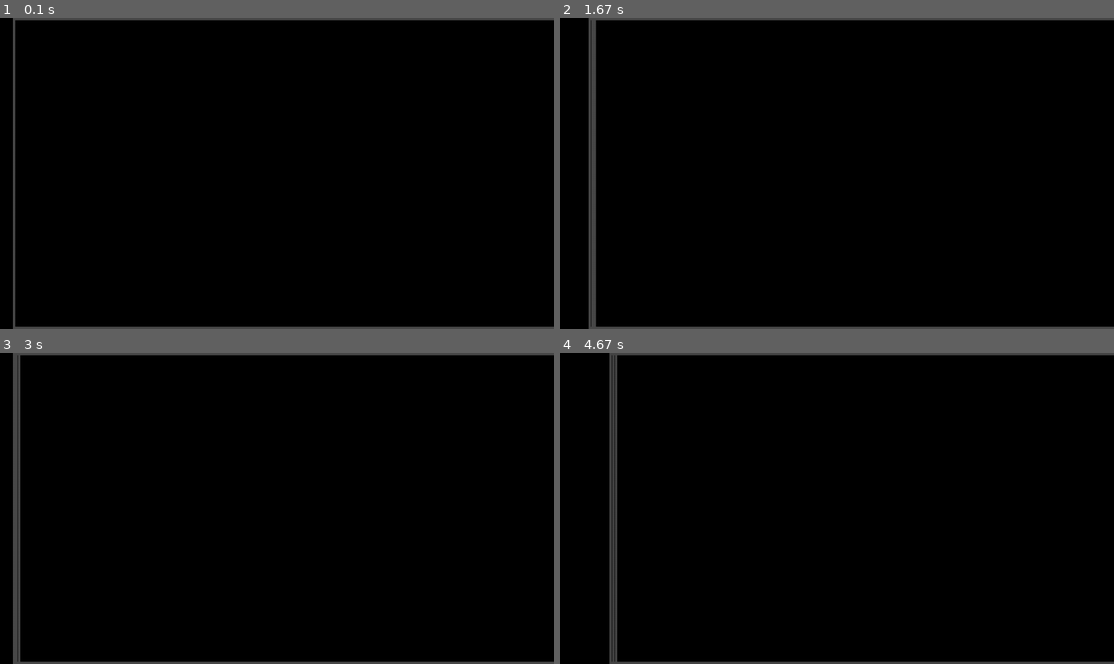
Above: before the commit, frames 1-4 (two rows, left to right).
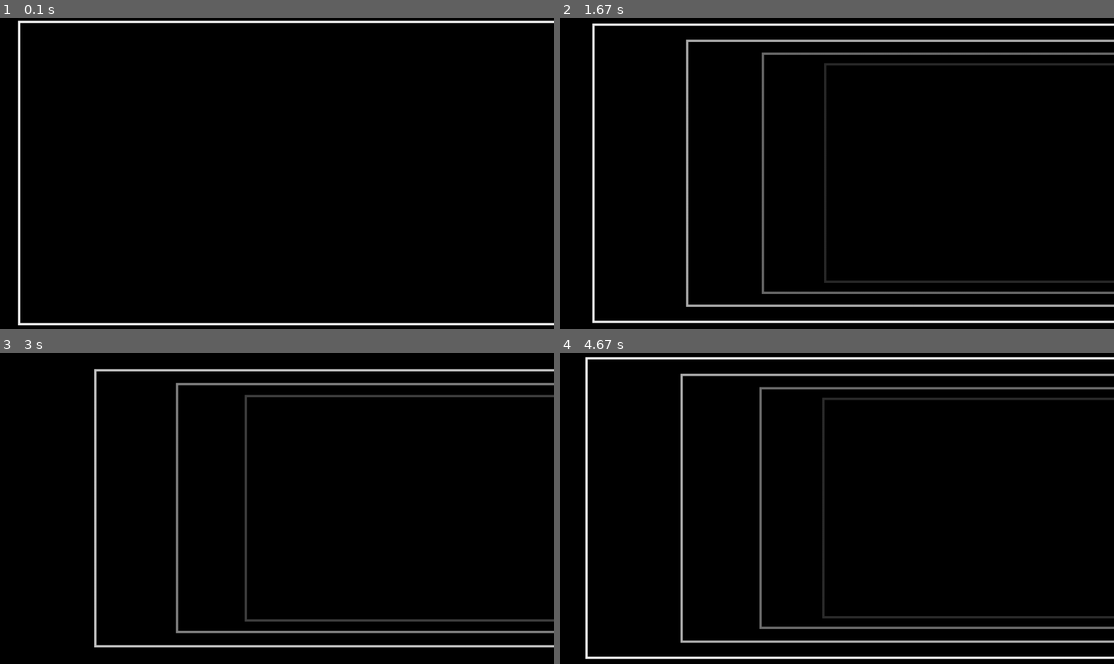
Above: after the commit, the same moments.

Repository: tmntr/Auditory_Game
Game: pygame game, started from New libraries/wobbling.py
The game is run twice, just before and just after one commit, with the same random seed, the same clock (stepped at 60 frames per second) and the same inputs.
Inputs:
- Up to frame 1 (0.1 s): no input
- Up to frame 2 (1.67 s): no input
- Up to frame 3 (3 s): no input
- Up to frame 4 (4.67 s): no input

The runs differ from the first frame. In frame 1, 4.1% of the frame differs, in the area x 2-100%, y 0-100%; in frame 2, 8.4%; in frame 3, 7.4%; in frame 4, 9.3%, in the area x 4-100%, y 0-100%.

Commit message:
rectangles working! (they now push you your w0 away from their wall) also created the "link" class to connect two objects: now switches can toggle walls' collisions. Great stuff!

Diff:
--- a/New libraries/gaminandsoundin.py
+++ b/New libraries/gaminandsoundin.py
@@ -4,22 +4,25 @@
 import threading
 
 from spacing import Physical,PhysHead,RectPhysical
-from gaming import Player,Switch,screensettings,Wall
+from gaming import Player,Switch,screensettings,Wall,Link
 from sounding import Head,AudioManager,Sounder
 
 #this class wraps the audio and game capabilities of the player into one
 class User:
     def __init__(self,name):
         self.name = name
-        self.phys = Physical(0,0,0.05,0)
-        self.left = Physical(-0.1,0,0.05,0)
-        self.right = Physical(0.1,0,0.05,0)
+        self.phys = Physical(0,0,0.1,0)
+        self.left = Physical(-self.phys.w0,0,0.05,0)
+        self.right = Physical(self.phys.w0,0,0.05,0)
 
 
         myphyshead = PhysHead(self.phys,self.left,self.right,0)
 
         self.head = Head(myphyshead,AudioManager())
         self.player = Player(self.head.physhead.centre)
+
+
+
 class AudioSwitch:
     def __init__(self,phys):
         self.phys = phys
@@ -38,10 +41,13 @@
     def __init__(self,user):
         self.user = user
         self.sounders = []
+        self.links = []
         self.running = True
 
 
     def update(self,keys,deltatime):
+        for item in self.links:
+            item.update()
 
         self.user.player.control(keys,deltatime)
         self.user.player.update(self.sounders)
@@ -79,6 +85,11 @@
             thing.sounder.cycle(self.user.head)
         self.user.head.listen()
 
+    def link(self,index1,index2):
+        if index1 < len(self.sounders) and index2 < len(self.sounders):
+            newlink = Link(self.sounders[index1].gameObject,self.sounders[index2].gameObject)
+            self.links.append(newlink)
+
 
 
 
@@ -92,7 +103,11 @@
 theGame = Game(flynn)
 
 #theGame.add_switch(0.1, 0, True, 'nestednicewaves.wav')
-theGame.add_wall(2,4,4,9,'nestednicewaves.wav')
+theGame.add_wall(2,-2,4,9,'nestednicewaves.wav')
+theGame.add_switch(-1,1,True,'nestednicewaves.wav')
+
+theGame.link(0,1)
+
 
 def pygameCycle(game):
     time0 = 0
--- a/New libraries/gaming.py
+++ b/New libraries/gaming.py
@@ -95,8 +95,31 @@
                     if self.validswitch(thing.phys):
                         thing.gameObject.switch()
             elif isinstance(thing.gameObject,Wall):
-                if thing.rectPhys.dist(self.phys) == -1:
-                    (self.x,self.y) = thing.rectPhys.geddoudahere(self.phys)
+
+                if thing.rectPhys.dist(self.phys) < self.phys.w0:
+                    if thing.rectPhys.colliding:
+                        newpos = thing.rectPhys.geddoudahere(self.phys)
+                        self.phys.x = newpos[0]
+                        self.phys.y = newpos[1]
+
+
+class Link:
+    def __init__(self,thing1,thing2):
+        self.thing1 = thing1
+        self.thing2 = thing2
+        self.thing1laststate = thing1.state
+        self.thing2laststate = thing2.state
+
+
+    def update(self):
+        if self.thing1.state != self.thing1laststate:
+            self.thing2.updatestate(self.thing1.state)
+            self.thing1laststate = self.thing1.state
+            self.thing2laststate = self.thing2.state
+        if self.thing2.state != self.thing2laststate:
+            self.thing1.updatestate(self.thing2.state)
+            self.thing1laststate = self.thing1.state
+            self.thing2laststate = self.thing2.state
 
 
 
@@ -108,6 +131,10 @@
             colour = "red"
         super().__init__(phys,colour)
         self.state = startstate
+
+    def updatestate(self,newstate):
+        self.state = not newstate
+        self.switch
 
     def switch(self):
         if self.state:
@@ -122,10 +149,20 @@
     def __init__(self,rectPhys,colour = "black"):
         self.rectPhys = rectPhys
         self.colour = colour
+        self.state = True
+
+    def updatestate(self,newstate):
+        self.state = newstate
+        self.rectPhys.colliding = self.state
+        if self.state:
+            self.colour = 'black'
+        else:
+            self.colour = 'gray'
+
     def draw(self,screen):
         #this drawing method puts 0,0 in the centre of the screen
         apx = self.rectPhys.x+REALWIDTH/2
-        apy = -1*self.rectPhys.y+REALHEIGHT/2
+        apy = -1*(self.rectPhys.y+self.rectPhys.h)+REALHEIGHT/2
         pygame.draw.rect(screen,self.colour,(apx*MULTIPLIER,apy*MULTIPLIER,self.rectPhys.w*MULTIPLIER,self.rectPhys.h*MULTIPLIER),2)
 
 
--- /dev/null
+++ b/New libraries/recttester.py
@@ -0,0 +1,40 @@
+import pygame
+from spacing import *
+
+pygame.init()
+
+REALWIDTH = 20
+REALHEIGHT = 15
+
+MULTIPLIER = 40
+
+SCREENWIDTH = REALWIDTH*MULTIPLIER
+SCREENHEIGHT = REALHEIGHT*MULTIPLIER
+
+rect = RectPhysical(1,1,2,4)
+
+otherthing = Physical(0,0)
+
+screen = pygame.display.set_mode((SCREENWIDTH,SCREENHEIGHT))
+
+font = pygame.font.SysFont('Arial', 36)
+
+while True:
+    for event in pygame.event.get():
+        if event.type == pygame.QUIT:
+            pygame.quit()
+    mousex,mousey = pygame.mouse.get_pos()
+    otherthing.x = (mousex-SCREENWIDTH/2)/MULTIPLIER
+    otherthing.y = (mousey-SCREENHEIGHT/2)/MULTIPLIER
+    screen.fill(255)
+    apx = rect.x + REALWIDTH / 2
+    apy = rect.y + REALHEIGHT / 2
+    pygame.draw.rect(screen, "black",
+                     (apx * MULTIPLIER, apy * MULTIPLIER, rect.w * MULTIPLIER, rect.h * MULTIPLIER),
+                     2)
+    pygame.draw.circle(screen, "black",(otherthing.x,otherthing.y), 2)
+
+    text_surface = font.render(str(rect.dist(otherthing)), True, (255, 255, 255))
+    screen.blit(text_surface, (100, 200))
+
+    pygame.display.flip()
--- a/New libraries/spacing.py
+++ b/New libraries/spacing.py
@@ -1,5 +1,5 @@
 import math
-
+import random
 
 #PHYSICAL IMPORTANT THINGS
 #1: All angles in radians please.
@@ -80,6 +80,7 @@
         self.w = w
         self.h = h
         self.w0 = w0
+        self.colliding = True
 
     def vertices(self):
         x_coords = [self.x,self.x+self.w]
@@ -123,6 +124,7 @@
 
     def dist(self, op):
         if self.withinx(op) and self.withiny(op):
+
             return -1
         else:
             return op.disttopoint(*self.findNearestPoint(op))
@@ -139,37 +141,40 @@
         nothing, but it does move the op to the closest position on one of the rectangle's edges. If this is called every frame, it should stop a player's physical from entering, effectively providing collision
         '''
 
-        tempop = op.copy()
-
-        disttobottom = tempop.y-self.y
-        disttotop = tempop.y-self.y-self.h
-        disttoleft = tempop.x-self.x
-        disttoright = tempop.x-self.x-self.w
+
+        x = op.x+0
+        y = op.y+0
+        w0 = op.w0+0
+
+        disttobottom = abs(y-self.y)
+        disttotop = abs(y-self.y-self.h)
+        disttoleft = abs(x-self.x)
+        disttoright = abs(x-self.x-self.w)
 
         left = disttoleft<disttoright
         up = disttotop<disttobottom
 
         if left and up:
             if disttoleft > disttotop:
-                tempop.y = self.y+self.h
-            else:
-                tempop.x = self.x
+                y = self.y+self.h+w0
+            else:
+                x = self.x-w0
         elif left:
             if disttoleft > disttobottom:
-                tempop.y = self.y
-            else:
-                tempop.x = self.x
+                y = self.y-w0
+            else:
+                x = self.x-w0
         elif up:
             if disttoright > disttotop:
-                tempop.y = self.y+self.h
-            else:
-                tempop.x = self.x+self.w
+                y = self.y+self.h+w0
+            else:
+                x = self.x+self.w+w0
         else:
             if disttoright > disttobottom:
-                tempop.y = self.y
-            else:
-                tempop.x = self.x+self.w
-        return (tempop.x,tempop.y)
+                y = self.y-w0
+            else:
+                x = self.x+self.w+w0
+        return (x,y)
 
 
 
--- a/New libraries/wobbling.py
+++ b/New libraries/wobbling.py
@@ -1,7 +1,7 @@
 import pygame
 import time
 
-numberofwobbles =3
+numberofwobbles =4
 
 SCREENWIDTH = 1600*3/4
 SCREENHEIGHT = 900*3/4
@@ -54,7 +54,7 @@
 
 
 
-forward = 0.125*0
+forward = 0.125*1
 right = 1
 
 wobbles = [Wobble(screen,forward,right)]
@@ -77,7 +77,7 @@
             wobbles.append(Wobble(screen, forward, right))
         else:
             if len(wobbles) < numberofwobbles:
-                if wobbles[-1].distance() > MAXDISTANCE / numberofwobbles:
+                if wobbles[-1].distance() >= MAXDISTANCE / numberofwobbles:
                     wobbles.append(Wobble(screen, forward, right))
         for item in wobblekilllist:
             wobbles.remove(item)
